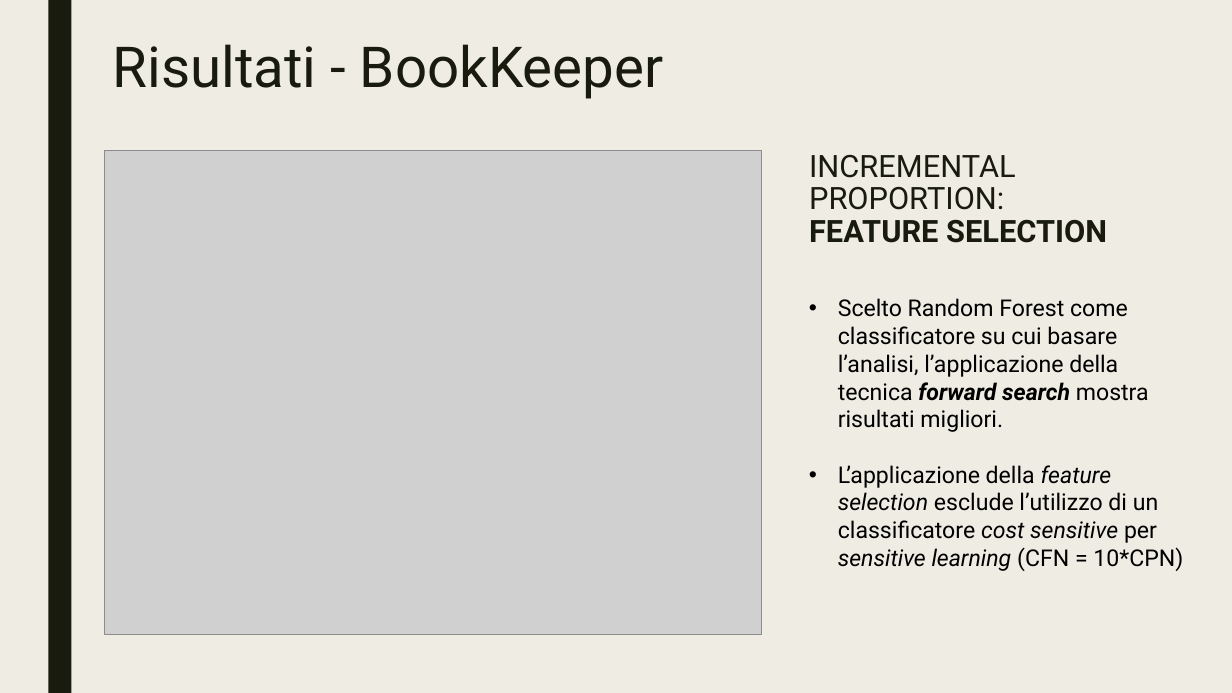
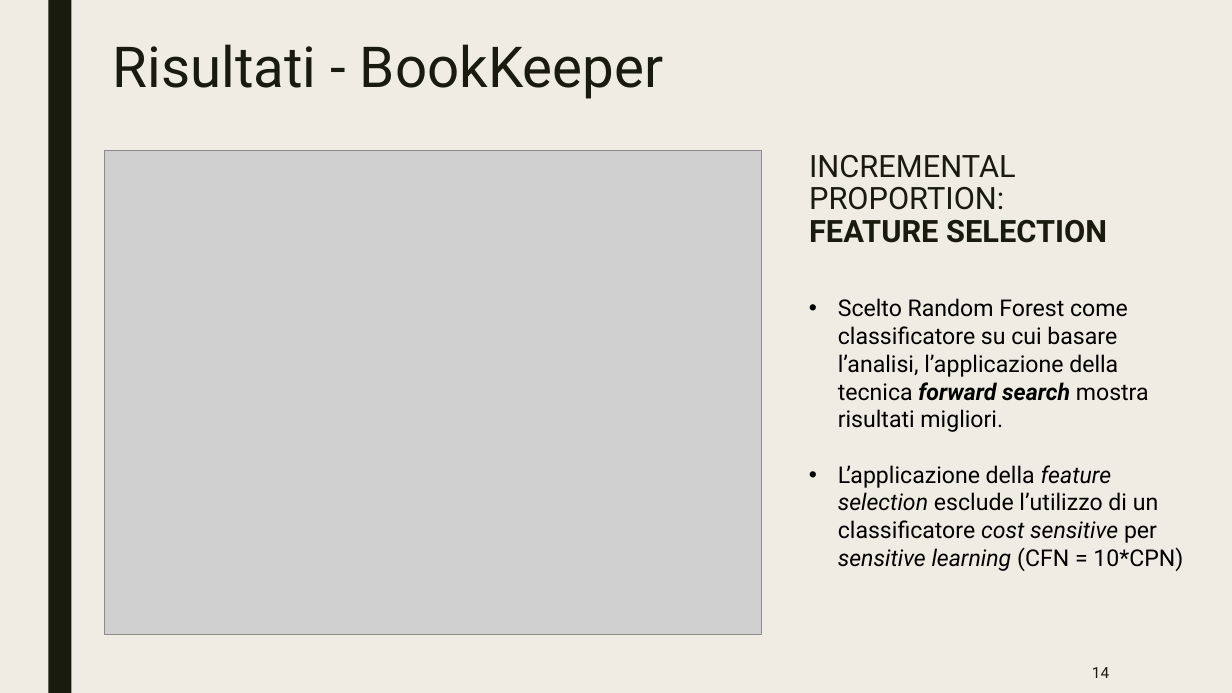
Before and after one commit to livias1726/isw2_ml_for_se_deliverable, a slide deck: slide 14 of ISW2_ML_for_SE_Deliverable_0306352.pptx. Drawn at 1232x693 pixels with LibreOffice and Linux fonts; fonts in the diff are those of the drawing; grey boxes stand for pictures. Boxes give left, top, right and bottom in pixels: in the first picture for what was removed or moved away, otherwise in the second. Text is boxed around its words. In the diff, an @@ line names an element or a change of style, - is before the commit and + after.

```diff
--- a/ISW2_ML_for_SE_Deliverable_0306352.pptx
+++ b/ISW2_ML_for_SE_Deliverable_0306352.pptx
@@ page number added at (1092, 667, 1109, 678), 12 pt, text #191B0E @@
+14
```
Also in this commit, not shown: 21 other slides changed.
